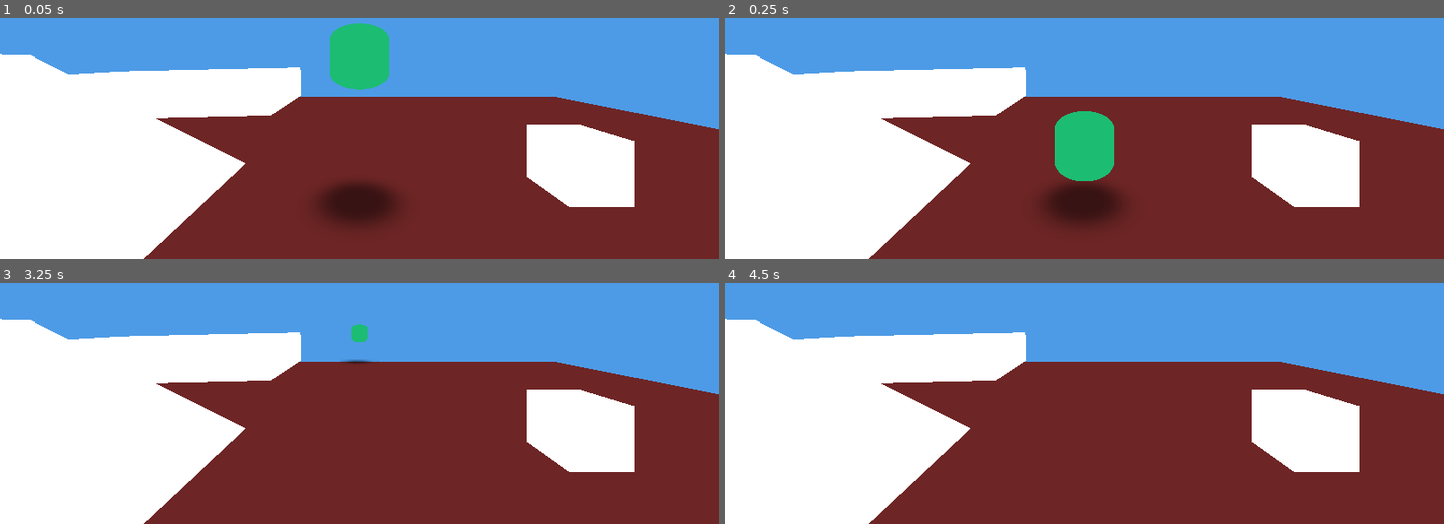
Above: before the commit, frames 1-4 (two rows, left to right).
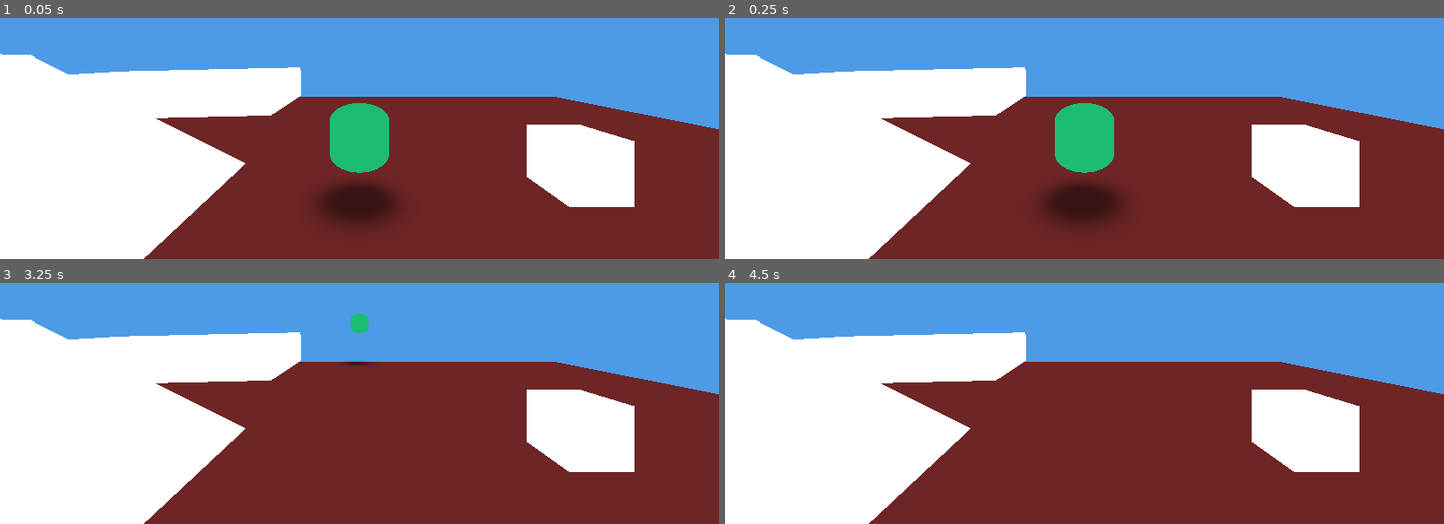
Above: after the commit, the same moments.

Repository: mcthaydt/cabaret-template
Game: Godot game, scene res://templates/base_scene_template.tscn
Two runs of this game, one before a commit and one after it. Both use one fixed random seed, a clock stepped at 60 frames per second and the inputs below.
Inputs (mouse positions are in pixels of both pictures, inside the frame that each line leads up to):
- Up to frame 1 (0.05 s): no input
- Up to frame 2 (0.25 s): no input
- Up to frame 3 (3.25 s): tap Enter at 0.5 s; move the mouse to (395, 321) at 0.52 s; hold W (move_forward) from 0.53 s (still down); tap Shift (sprint) at 0.6, 1.55, 2.1, 3.05 s; click (395, 321) at 0.67 s; tap Space (jump) at 0.77, 0.8, 1.07, 1.35, 1.52, 1.82, 2.3, 2.75, 3.02 s; move the mouse to (323, 323) at 1.27 s; move the mouse to (373, 314) at 2.02 s; move the mouse to (352, 328) at 2.77 s; tap Alt at 2.85 s; click (352, 328) at 2.92 s
- Up to frame 4 (4.5 s): keep holding W (move_forward); tap Space (jump) at 3.32, 3.77, 3.8, 4.07 s; move the mouse to (1134, 326) at 3.52 s; tap Ctrl at 3.6 s; tap Enter at 4.25 s; move the mouse to (1026, 316) at 4.27 s; tap Shift (sprint) at 4.35 s

The runs differ from the first frame. In frame 1, 4.1% of the frame differs, in the area x 45-55%, y 2-65%; in frame 2, 0.6%; in frame 3, 0.2%; in frame 4, nothing differs.

Commit message:
Fixed some ECS gaps

Diff:
--- /dev/null
+++ b/scripts/ecs/base_entity.gd
@@ -0,0 +1,13 @@
+@icon("res://resources/editor_icons/entities.svg")
+extends Node3D
+class_name BaseEntity
+
+const META_ENTITY_ROOT := StringName("_ecs_entity_root")
+const ENTITY_GROUP := StringName("ecs_entity")
+
+@export var add_legacy_group: bool = false
+
+func _ready() -> void:
+	set_meta(META_ENTITY_ROOT, self)
+	if add_legacy_group and not is_in_group(ENTITY_GROUP):
+		add_to_group(ENTITY_GROUP)
--- a/scripts/ecs/components/c_movement_component.gd
+++ b/scripts/ecs/components/c_movement_component.gd
@@ -41,18 +41,10 @@
 	return _last_debug_snapshot.duplicate(true)
 
 func _locate_character_body() -> CharacterBody3D:
-	var entity := _get_entity_root()
+	var entity := ECS_UTILS.find_entity_root(self)
 	if entity == null:
 		return null
 	return _find_character_body_recursive(entity)
-
-func _get_entity_root() -> Node:
-	var current: Node = self
-	while current != null:
-		if current.name.begins_with("E_"):
-			return current
-		current = current.get_parent()
-	return null
 
 func _find_character_body_recursive(node: Node) -> CharacterBody3D:
 	if node is CharacterBody3D:
--- a/scripts/ecs/ecs_system.gd
+++ b/scripts/ecs/ecs_system.gd
@@ -3,6 +3,7 @@
 class_name ECSSystem
 
 const ECS_UTILS := preload("res://scripts/utils/u_ecs_utils.gd")
+static var _missing_manager_method_warnings: Dictionary = {}
 
 var _manager: M_ECSManager
 var _execution_priority: int = 0
@@ -36,6 +37,7 @@
 	if _manager == null:
 		return []
 	if not _manager.has_method("get_components"):
+		_warn_missing_manager_method("get_components")
 		return []
 	var components: Array = _manager.get_components(component_type)
 	return components.duplicate()
@@ -44,6 +46,7 @@
 	if _manager == null:
 		return []
 	if not _manager.has_method("query_entities"):
+		_warn_missing_manager_method("query_entities")
 		return []
 	return _manager.query_entities(required, optional)
 
@@ -73,3 +76,26 @@
 	if not _manager.has_method("mark_systems_dirty"):
 		return
 	_manager.mark_systems_dirty()
+
+func _warn_missing_manager_method(method_name: String) -> void:
+	if _manager == null:
+		return
+	if not is_instance_valid(_manager):
+		return
+	if not OS.is_debug_build() and not Engine.is_editor_hint():
+		return
+
+	var key := "%s:%d" % [method_name, _manager.get_instance_id()]
+	if _missing_manager_method_warnings.has(key):
+		return
+	_missing_manager_method_warnings[key] = true
+
+	var identifier := String(_manager.name)
+	if _manager.is_inside_tree():
+		identifier = String(_manager.get_path())
+
+	push_warning("ECSSystem: Manager '%s' is missing required method '%s' (requested by system '%s')." % [
+		String(identifier),
+		method_name,
+		String(name),
+	])
--- a/scripts/ecs/systems/s_input_system.gd
+++ b/scripts/ecs/systems/s_input_system.gd
@@ -15,51 +15,51 @@
 var _actions_initialized := false
 
 func on_configured() -> void:
-    _ensure_actions()
+	_ensure_actions()
 
 func process_tick(_delta: float) -> void:
-    _ensure_actions()
+	_ensure_actions()
 
-    var movement_vector := Input.get_vector(negative_x_action, positive_x_action, negative_z_action, positive_z_action)
-    var mv_len := movement_vector.length()
-    if mv_len > 0.0 and mv_len < input_deadzone:
-        movement_vector = Vector2.ZERO
-    var jump_pressed := Input.is_action_just_pressed(jump_action)
-    var sprint_pressed := Input.is_action_pressed(sprint_action)
+	var movement_vector := Input.get_vector(negative_x_action, positive_x_action, negative_z_action, positive_z_action)
+	var mv_len := movement_vector.length()
+	if mv_len > 0.0 and mv_len < input_deadzone:
+		movement_vector = Vector2.ZERO
+	var jump_pressed := Input.is_action_just_pressed(jump_action)
+	var sprint_pressed := Input.is_action_pressed(sprint_action)
 
-    var entities := query_entities([INPUT_TYPE])
-    for entity_query in entities:
-        var input_component: C_InputComponent = entity_query.get_component(INPUT_TYPE)
-        if input_component == null:
-            continue
+	var entities := query_entities([INPUT_TYPE])
+	for entity_query in entities:
+		var input_component: C_InputComponent = entity_query.get_component(INPUT_TYPE)
+		if input_component == null:
+			continue
 
-        input_component.set_move_vector(movement_vector)
-        input_component.set_sprint_pressed(sprint_pressed)
-        if jump_pressed:
-            input_component.set_jump_pressed(true)
+		input_component.set_move_vector(movement_vector)
+		input_component.set_sprint_pressed(sprint_pressed)
+		if jump_pressed:
+			input_component.set_jump_pressed(true)
 
 func _ensure_actions() -> void:
-    if _actions_initialized:
-        return
+	if _actions_initialized:
+		return
 
-    _ensure_action(negative_x_action, [KEY_A, KEY_LEFT])
-    _ensure_action(positive_x_action, [KEY_D, KEY_RIGHT])
-    _ensure_action(negative_z_action, [KEY_W, KEY_UP])
-    _ensure_action(positive_z_action, [KEY_S, KEY_DOWN])
-    _ensure_action(jump_action, [KEY_SPACE])
-    _ensure_action(sprint_action, [KEY_SHIFT])
+	_ensure_action(negative_x_action, [KEY_A, KEY_LEFT])
+	_ensure_action(positive_x_action, [KEY_D, KEY_RIGHT])
+	_ensure_action(negative_z_action, [KEY_W, KEY_UP])
+	_ensure_action(positive_z_action, [KEY_S, KEY_DOWN])
+	_ensure_action(jump_action, [KEY_SPACE])
+	_ensure_action(sprint_action, [KEY_SHIFT])
 
-    _actions_initialized = true
+	_actions_initialized = true
 
 func _ensure_action(action_name: StringName, keys: Array) -> void:
-    if not InputMap.has_action(action_name):
-        InputMap.add_action(action_name)
+	if not InputMap.has_action(action_name):
+		InputMap.add_action(action_name)
 
-    var events := InputMap.action_get_events(action_name)
-    if events.size() > 0:
-        return
+	var events := InputMap.action_get_events(action_name)
+	if events.size() > 0:
+		return
 
-    for key_code in keys:
-        var event := InputEventKey.new()
-        event.physical_keycode = key_code
-        InputMap.action_add_event(action_name, event)
+	for key_code in keys:
+		var event := InputEventKey.new()
+		event.physical_keycode = key_code
+		InputMap.action_add_event(action_name, event)
--- a/scripts/managers/m_ecs_manager.gd
+++ b/scripts/managers/m_ecs_manager.gd
@@ -8,6 +8,8 @@
 const U_ECS_UTILS := preload("res://scripts/utils/u_ecs_utils.gd")
 const META_ENTITY_ROOT := StringName("_ecs_entity_root")
 const META_ENTITY_TRACKED := StringName("_ecs_tracked_entity")
+const PROJECT_SETTING_QUERY_METRICS_ENABLED := "ecs/debug/query_metrics_enabled"
+const PROJECT_SETTING_QUERY_METRICS_CAPACITY := "ecs/debug/query_metrics_capacity"
 
 var _components: Dictionary = {}
 var _systems: Array[ECSSystem] = []
@@ -17,14 +19,52 @@
 var _query_cache: Dictionary = {}
 var _query_metrics: Dictionary = {}
 var _time_provider: Callable = Callable(U_ECS_UTILS, "get_current_time")
+var _query_metrics_enabled: bool = true
+var _query_metrics_capacity: int = 64
+
+@export var query_metrics_enabled: bool:
+	get:
+		return _query_metrics_enabled
+	set(value):
+		if _query_metrics_enabled == value:
+			return
+		_query_metrics_enabled = value
+		if not _query_metrics_enabled:
+			clear_query_metrics()
+
+@export var query_metrics_capacity: int:
+	get:
+		return _query_metrics_capacity
+	set(value):
+		var clamped: int = max(value, 0)
+		if _query_metrics_capacity == clamped:
+			return
+		_query_metrics_capacity = clamped
+		_enforce_query_metric_capacity()
 
 func _ready() -> void:
 	add_to_group("ecs_manager")
 	set_physics_process(true)
+	_initialize_query_metric_settings()
 
 func _exit_tree() -> void:
 	if is_in_group("ecs_manager"):
 		remove_from_group("ecs_manager")
+
+func _initialize_query_metric_settings() -> void:
+	var default_enabled: bool = OS.is_debug_build() or Engine.is_editor_hint()
+	var configured_enabled: bool = default_enabled
+	if ProjectSettings.has_setting(PROJECT_SETTING_QUERY_METRICS_ENABLED):
+		var stored_enabled: Variant = ProjectSettings.get_setting(PROJECT_SETTING_QUERY_METRICS_ENABLED, default_enabled)
+		if stored_enabled is bool:
+			configured_enabled = stored_enabled
+		elif typeof(stored_enabled) == TYPE_INT:
+			configured_enabled = bool(stored_enabled)
+	query_metrics_enabled = configured_enabled
+
+	if ProjectSettings.has_setting(PROJECT_SETTING_QUERY_METRICS_CAPACITY):
+		var stored_capacity: int = int(ProjectSettings.get_setting(PROJECT_SETTING_QUERY_METRICS_CAPACITY, _query_metrics_capacity))
+		query_metrics_capacity = stored_capacity
 
 func register_component(component: ECSComponent) -> void:
 	if component == null:
@@ -107,6 +147,8 @@
 	_time_provider = Callable(U_ECS_UTILS, "get_current_time")
 
 func get_query_metrics() -> Array:
+	if not _query_metrics_enabled:
+		return []
 	var metrics: Array = []
 	for entry in _query_metrics.values():
 		var metric: Dictionary = {
@@ -124,6 +166,17 @@
 		metrics.sort_custom(Callable(self, "_compare_query_metrics"))
 	return metrics
 
+func clear_query_metrics() -> void:
+	if _query_metrics.is_empty():
+		return
+	_query_metrics.clear()
+
+func set_query_metrics_enabled_runtime(enabled: bool) -> void:
+	query_metrics_enabled = enabled
+
+func set_query_metrics_capacity_runtime(capacity: int) -> void:
+	query_metrics_capacity = capacity
+
 func register_system(system: ECSSystem) -> void:
 	if system == null:
 		push_warning("Attempted to register a null system")
@@ -246,12 +299,11 @@
 	_invalidate_query_cache()
 
 func _get_entity_for_component(component: ECSComponent, warn_on_missing: bool = true) -> Node:
-	var current := component.get_parent()
-	while current != null:
-		if current.name.begins_with("E_"):
-			return current
-		current = current.get_parent()
-
+	if component == null:
+		return null
+	var entity := U_ECS_UTILS.find_entity_root(component)
+	if entity != null:
+		return entity
 	if warn_on_missing:
 		push_error("M_ECSManager: Component %s has no entity root ancestor" % component.name)
 	return null
@@ -310,6 +362,9 @@
 	was_cache_hit: bool,
 	timestamp: float
 ) -> void:
+	if not _query_metrics_enabled:
+		return
+
 	var metrics: Dictionary = _query_metrics.get(key, {
 		"id": key,
 		"required": [],
@@ -341,6 +396,7 @@
 	metrics["last_run_time"] = timestamp
 
 	_query_metrics[key] = metrics
+	_enforce_query_metric_capacity()
 
 func _duplicate_string_names(source: Variant) -> Array:
 	var result: Array[StringName] = []
@@ -359,6 +415,31 @@
 		return String(a.get("id", "")) < String(b.get("id", ""))
 	return time_a > time_b
 
+func _enforce_query_metric_capacity() -> void:
+	if _query_metrics_capacity <= 0:
+		return
+	if _query_metrics.size() <= _query_metrics_capacity:
+		return
+
+	var keys: Array[String] = []
+	for raw_key in _query_metrics.keys():
+		keys.append(String(raw_key))
+	keys.sort_custom(Callable(self, "_compare_metric_keys_by_recency"))
+
+	for index in range(_query_metrics_capacity, keys.size()):
+		var key: String = keys[index]
+		if _query_metrics.has(key):
+			_query_metrics.erase(key)
+
+func _compare_metric_keys_by_recency(a: String, b: String) -> bool:
+	var data_a: Dictionary = _query_metrics.get(a, {})
+	var data_b: Dictionary = _query_metrics.get(b, {})
+	var time_a: float = float(data_a.get("last_run_time", 0.0))
+	var time_b: float = float(data_b.get("last_run_time", 0.0))
+	if is_equal_approx(time_a, time_b):
+		return String(a) < String(b)
+	return time_a > time_b
+
 func _get_current_time() -> float:
 	if _time_provider != Callable() and _time_provider.is_valid():
 		var value: Variant = _time_provider.call()
--- a/scripts/utils/u_ecs_utils.gd
+++ b/scripts/utils/u_ecs_utils.gd
@@ -2,22 +2,61 @@
 
 class_name U_ECSUtils
 
+const META_ENTITY_ROOT := StringName("_ecs_entity_root")
+const ENTITY_GROUP := StringName("ecs_entity")
+const MANAGER_GROUP := StringName("ecs_manager")
+const BASE_ENTITY_SCRIPT := preload("res://scripts/ecs/base_entity.gd")
+
 static var _warning_handler: Callable = Callable()
+static var _manager_method_warnings: Dictionary = {}
 
 static func get_manager(from_node: Node) -> Node:
 	if from_node == null:
 		return null
 
-	var current := from_node.get_parent()
+	var current: Node = from_node.get_parent()
 	while current != null:
-		if current.has_method("register_component") and current.has_method("register_system"):
+		if _node_has_manager_methods(current):
 			return current
+		_warn_missing_manager_methods(current)
 		current = current.get_parent()
 
-	var manager := get_singleton_from_group(from_node, StringName("ecs_manager"), false)
-	if manager != null and manager.has_method("register_component") and manager.has_method("register_system"):
-		return manager
+	var manager: Node = get_singleton_from_group(from_node, MANAGER_GROUP, false)
+	if manager != null:
+		if _node_has_manager_methods(manager):
+			return manager
+		_warn_missing_manager_methods(manager)
 
+	return null
+
+static func find_entity_root(from_node: Node, warn_on_missing: bool = false) -> Node:
+	if from_node == null:
+		return null
+
+	var visited: Array[Node] = []
+	var current: Node = from_node
+	while current != null:
+		visited.append(current)
+		if current.has_meta(META_ENTITY_ROOT):
+			var stored_value: Variant = current.get_meta(META_ENTITY_ROOT)
+			var stored_node: Node = stored_value as Node
+			if stored_node != null and is_instance_valid(stored_node):
+				return _cache_entity_root(stored_node, visited)
+
+		var current_script: Script = current.get_script()
+		if current_script == BASE_ENTITY_SCRIPT:
+			return _cache_entity_root(current, visited)
+
+		if current.is_in_group(ENTITY_GROUP):
+			return _cache_entity_root(current, visited)
+
+		if String(current.name).begins_with("E_"):
+			return _cache_entity_root(current, visited)
+
+		current = current.get_parent()
+
+	if warn_on_missing:
+		_emit_warning("U_ECSUtils: Node %s has no ECS entity root." % _describe_node(from_node))
 	return null
 
 static func get_current_time() -> float:
@@ -48,7 +87,7 @@
 	if from_node == null:
 		return null
 
-	var tree := from_node.get_tree()
+	var tree: SceneTree = from_node.get_tree()
 	if tree == null:
 		return null
 
@@ -64,7 +103,7 @@
 	if from_node == null:
 		return []
 
-	var tree := from_node.get_tree()
+	var tree: SceneTree = from_node.get_tree()
 	if tree == null:
 		return []
 
@@ -75,9 +114,9 @@
 	if from_node == null:
 		return null
 
-	var viewport := from_node.get_viewport()
+	var viewport: Viewport = from_node.get_viewport()
 	if viewport != null:
-		var viewport_camera := viewport.get_camera_3d()
+		var viewport_camera: Camera3D = viewport.get_camera_3d()
 		if viewport_camera != null:
 			return viewport_camera
 
@@ -89,6 +128,59 @@
 static func reset_warning_handler() -> void:
 	_warning_handler = Callable()
 
+static func _node_has_manager_methods(candidate: Node) -> bool:
+	if candidate == null:
+		return false
+	return candidate.has_method("register_component") and candidate.has_method("register_system")
+
+static func _cache_entity_root(entity: Node, visited: Array[Node]) -> Node:
+	if entity == null:
+		return null
+	entity.set_meta(META_ENTITY_ROOT, entity)
+	for node in visited:
+		if node == null:
+			continue
+		node.set_meta(META_ENTITY_ROOT, entity)
+	return entity
+
+static func _warn_missing_manager_methods(candidate: Node) -> void:
+	if candidate == null:
+		return
+	if not _should_emit_debug_warning():
+		return
+	if not _is_potential_manager(candidate):
+		return
+
+	var key: String = "missing_manager_methods:%d" % candidate.get_instance_id()
+	if _manager_method_warnings.has(key):
+		return
+	_manager_method_warnings[key] = true
+
+	var identifier: String = String(candidate.name)
+	if candidate.is_inside_tree():
+		identifier = String(candidate.get_path())
+
+	_emit_warning("U_ECSUtils: Node '%s' looks like an ECS manager but is missing required methods." % String(identifier))
+
+static func _is_potential_manager(candidate: Node) -> bool:
+	if candidate == null:
+		return false
+	if candidate is M_ECSManager:
+		return true
+	if candidate.is_in_group(MANAGER_GROUP):
+		return true
+	return String(candidate.name).begins_with("M_")
+
+static func _should_emit_debug_warning() -> bool:
+	return OS.is_debug_build() or Engine.is_editor_hint()
+
+static func _describe_node(node: Node) -> String:
+	if node == null:
+		return "<null>"
+	if node.is_inside_tree():
+		return String(node.get_path())
+	return "%s(%d)" % [String(node.name), node.get_instance_id()]
+
 static func _emit_warning(message: String) -> void:
 	if _warning_handler != Callable() and _warning_handler.is_valid():
 		_warning_handler.call(message)
--- a/templates/base_scene_template.tscn
+++ b/templates/base_scene_template.tscn
@@ -82,7 +82,6 @@
 
 [node name="S_InputSystem" type="Node" parent="Systems"]
 script = ExtResource("1_pybrx")
-execution_priority = 0
 
 [node name="S_JumpSystem" type="Node" parent="Systems"]
 script = ExtResource("2_rfthe")
@@ -127,15 +126,12 @@
 [node name="E_SpawnPoints" type="Node3D" parent="Entities"]
 script = ExtResource("16_8qi87")
 
+[node name="E_PlayerSpawn" type="Node3D" parent="Entities/E_SpawnPoints"]
+
 [node name="E_CameraSpawn" type="Node3D" parent="Entities/E_SpawnPoints"]
-script = ExtResource("16_8qi87")
-
-[node name="E_PlayerSpawn" type="Node3D" parent="Entities/E_SpawnPoints"]
 transform = Transform3D(1, 0, 0, 0, 1, 0, 0, 0, 1, 0, 1, 4.5)
-script = ExtResource("16_8qi87")
 
 [node name="E_Player" parent="Entities" instance=ExtResource("7_4wxy1")]
-transform = Transform3D(1, 0, 0, 0, 1, 0, 0, 0, 1, 0, 1.3755507, 0)
 
-[node name="E_Camera" parent="Entities" instance=ExtResource("19_ph0bl")]
+[node name="E_CameraRoot" parent="Entities" instance=ExtResource("19_ph0bl")]
 transform = Transform3D(1, 0, 0, 0, 1, 0, 0, 0, 1, 0, 1, 4.5)
--- a/templates/camera_template.tscn
+++ b/templates/camera_template.tscn
@@ -1,9 +1,9 @@
 [gd_scene load_steps=2 format=3 uid="uid://4f8xryxbxit0"]
 
-[ext_resource type="Script" uid="uid://dvti1x3i4avbj" path="res://scripts/scene_structure/entities_group.gd" id="1_sxl4r"]
+[ext_resource type="Script" path="res://scripts/ecs/base_entity.gd" id="1_baseentity"]
 
 [node name="E_CameraRoot" type="Node3D"]
-script = ExtResource("1_sxl4r")
+script = ExtResource("1_baseentity")
 
 [node name="E_PlayerCamera" type="Camera3D" parent="." groups=["main_camera"]]
 current = true
--- a/templates/player_template.tscn
+++ b/templates/player_template.tscn
@@ -1,7 +1,6 @@
 [gd_scene load_steps=22 format=3 uid="uid://cyu3l6we2jq23"]
 
 [ext_resource type="Script" uid="uid://d36j5mo07i17x" path="res://scripts/ecs/components/c_movement_component.gd" id="1_6m9bm"]
-[ext_resource type="Script" uid="uid://dvti1x3i4avbj" path="res://scripts/scene_structure/entities_group.gd" id="1_kmtcm"]
 [ext_resource type="Texture2D" uid="uid://dm23qd3lalkrv" path="res://assets/textures/tex_shadow_blob.png" id="1_m3alx"]
 [ext_resource type="Script" uid="uid://cldnaejkg7ra7" path="res://scripts/ecs/components/c_jump_component.gd" id="2_h3hux"]
 [ext_resource type="Script" uid="uid://cumipnxuxkm8f" path="res://scripts/ecs/components/c_input_component.gd" id="3_2fo1m"]
@@ -10,12 +9,13 @@
 [ext_resource type="Script" uid="uid://6m122tdvlwg5" path="res://scripts/ecs/components/c_floating_component.gd" id="5_f1jtd"]
 [ext_resource type="Script" uid="uid://bs586pbw4m8tl" path="res://scripts/ecs/components/c_align_with_surface_component.gd" id="6_xa0wx"]
 [ext_resource type="Script" uid="uid://citmvsgdb06yp" path="res://scripts/ecs/components/c_landing_indicator_component.gd" id="8_weo2m"]
-[ext_resource type="Resource" uid="uid://biqv1v05phrab" path="res://resources/settings/movement_default.tres" id="9_mov"]
-[ext_resource type="Resource" uid="uid://d3rd1yrnw18bj" path="res://resources/settings/jump_default.tres" id="10_jump"]
-[ext_resource type="Resource" uid="uid://dtjqohqt1rl7s" path="res://resources/settings/rotate_default.tres" id="11_rot"]
-[ext_resource type="Resource" uid="uid://boa7uhyoi17xk" path="res://resources/settings/floating_default.tres" id="12_float"]
-[ext_resource type="Resource" uid="uid://br8n2abjmhiyf" path="res://resources/settings/align_default.tres" id="13_align"]
-[ext_resource type="Resource" uid="uid://cwvcfu1vgo7vr" path="res://resources/settings/landing_indicator_default.tres" id="14_land"]
+[ext_resource type="Resource" uid="uid://86yp0ka600um" path="res://resources/settings/movement_default.tres" id="9_mov"]
+[ext_resource type="Resource" uid="uid://cu511auq5q2ql" path="res://resources/settings/jump_default.tres" id="10_jump"]
+[ext_resource type="Resource" uid="uid://ccxuebxikqsev" path="res://resources/settings/rotate_default.tres" id="11_rot"]
+[ext_resource type="Resource" uid="uid://c0ka0i1askexa" path="res://resources/settings/floating_default.tres" id="12_float"]
+[ext_resource type="Resource" uid="uid://dhkl8uuw4aeeh" path="res://resources/settings/align_default.tres" id="13_align"]
+[ext_resource type="Resource" uid="uid://bge6h6phsahy3" path="res://resources/settings/landing_indicator_default.tres" id="14_land"]
+[ext_resource type="Script" path="res://scripts/ecs/base_entity.gd" id="15_baseentity"]
 
 [sub_resource type="CapsuleMesh" id="CapsuleMesh_6mvan"]
 
@@ -35,8 +35,8 @@
 
 [sub_resource type="CapsuleShape3D" id="CapsuleShape3D_16kfq"]
 
-[node name="E_Player" type="Node3D"]
-script = ExtResource("1_kmtcm")
+[node name="E_PlayerRoot" type="Node3D"]
+script = ExtResource("15_baseentity")
 
 [node name="Player_Body" type="CharacterBody3D" parent="."]
 
--- a/tests/integration/test_ecs_full_refactor.gd
+++ b/tests/integration/test_ecs_full_refactor.gd
@@ -12,11 +12,13 @@
 ## This test runs 600 frames (10 seconds at 60fps) simulating real gameplay.
 
 var manager: M_ECSManager
+var scene_root: Node
 var player_entity: Node
 var input_comp: C_InputComponent
 var movement_comp: C_MovementComponent
 var jump_comp: C_JumpComponent
 var floating_comp: C_FloatingComponent
+var _unsubscribe_jump: Callable = Callable()
 
 ## Track events published during test
 var events_received: Array[Dictionary] = []
@@ -25,13 +27,23 @@
 	# Reset event tracking
 	events_received.clear()
 	ECSEventBus.clear_history()
+	scene_root = null
+	manager = null
+	player_entity = null
+	_unsubscribe_jump = Callable()
 
 func after_each():
+	if _unsubscribe_jump != Callable() and _unsubscribe_jump.is_valid():
+		_unsubscribe_jump.call()
+		_unsubscribe_jump = Callable()
 	# Clean up
 	if manager != null and is_instance_valid(manager):
 		manager.queue_free()
 	if player_entity != null and is_instance_valid(player_entity):
 		player_entity.queue_free()
+	if scene_root != null and is_instance_valid(scene_root):
+		scene_root.queue_free()
+	scene_root = null
 
 func test_full_ecs_refactor_600_frame_simulation():
 	# ========================================
@@ -39,18 +51,19 @@
 	# ========================================
 
 	# Load base scene with everything configured
-	var base_scene_template = load("res://templates/base_scene_template.tscn")
-	var scene = base_scene_template.instantiate()
-	add_child(scene)
+	var base_scene_template := load("res://templates/base_scene_template.tscn")
+	scene_root = base_scene_template.instantiate()
+	add_child(scene_root)
+	autofree(scene_root)
 	await get_tree().process_frame
 	await get_tree().process_frame
 
 	# Find manager
-	manager = scene.get_node("Managers/M_ECSManager") as M_ECSManager
+	manager = scene_root.get_node("Managers/M_ECSManager") as M_ECSManager
 	assert_not_null(manager, "Manager should exist in base scene")
 
 	# Subscribe to events
-	ECSEventBus.subscribe("entity_jumped", _on_entity_jumped)
+	_unsubscribe_jump = ECSEventBus.subscribe("entity_jumped", _on_entity_jumped)
 
 	# Wait for components to register
 	await get_tree().process_frame
--- a/tests/unit/ecs/test_u_ecs_utils.gd
+++ b/tests/unit/ecs/test_u_ecs_utils.gd
@@ -49,6 +49,52 @@
 
 	var located := ECS_UTILS.get_manager(subject)
 	assert_null(located)
+
+func test_find_entity_root_detects_base_entity() -> void:
+	var entity_script := load("res://scripts/ecs/base_entity.gd")
+	var entity := entity_script.new() as Node3D
+	entity.name = "E_Base"
+	add_child(entity)
+	autofree(entity)
+
+	var component := Node.new()
+	entity.add_child(component)
+	autofree(component)
+	await get_tree().process_frame
+
+	var located := ECS_UTILS.find_entity_root(component)
+	assert_eq(located, entity)
+	assert_true(component.has_meta(StringName("_ecs_entity_root")))
+
+func test_find_entity_root_falls_back_to_prefix() -> void:
+	var entity := Node3D.new()
+	entity.name = "E_Prefixed"
+	add_child(entity)
+	autofree(entity)
+
+	var component := Node.new()
+	entity.add_child(component)
+	autofree(component)
+
+	var located := ECS_UTILS.find_entity_root(component)
+	assert_eq(located, entity)
+
+func test_find_entity_root_warns_when_missing() -> void:
+	var warnings: Array = []
+	ECS_UTILS.set_warning_handler(
+		func(message: String) -> void:
+			warnings.append(message)
+	)
+
+	var orphan := Node.new()
+	add_child(orphan)
+	autofree(orphan)
+
+	var located := ECS_UTILS.find_entity_root(orphan, true)
+	assert_null(located)
+	assert_false(warnings.is_empty())
+	var warning_text := String(warnings[0])
+	assert_true(warning_text.find("no ECS entity root") != -1)
 
 func test_get_current_time_returns_seconds() -> void:
 	var before: float = float(Time.get_ticks_msec()) / 1000.0
Not shown: 1 places in resources/settings/align_default.tres that only renumber resources
Not shown: 1 places in resources/settings/floating_default.tres that only renumber resources
Not shown: 1 places in resources/settings/jump_default.tres that only renumber resources
Not shown: 1 places in resources/settings/landing_indicator_default.tres that only renumber resources
Not shown: 1 places in resources/settings/movement_default.tres that only renumber resources
Not shown: 1 places in resources/settings/rotate_default.tres that only renumber resources
Not shown: 1 places in templates/base_scene_template.tscn that only renumber resources
Not shown, changed: docs/ecs/ecs_architecture.md
